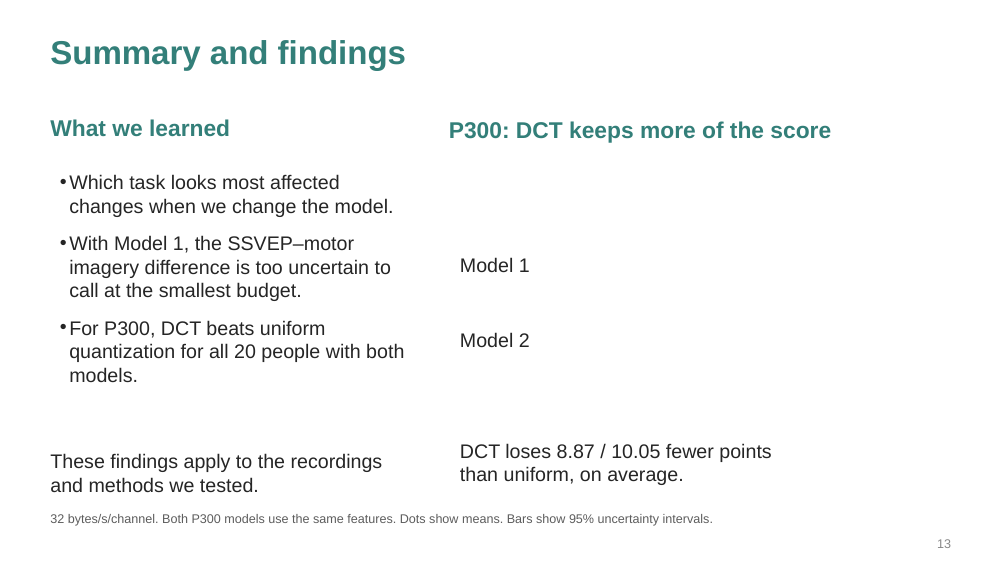
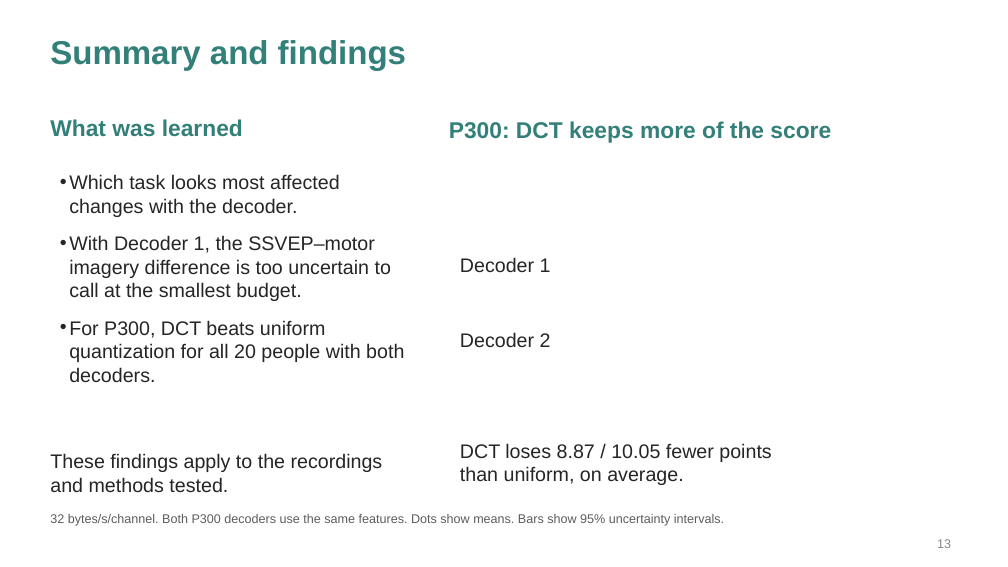
Before and after one commit to Deb044/DataCompression, a slide deck: slide 13 of output/presentation/every-bit-of-the-brain.pptx. Drawn at 1008x567 pixels with LibreOffice and Linux fonts; fonts in the diff are those of the drawing. Boxes give left, top, right and bottom in pixels: in the first picture for what was removed or moved away, otherwise in the second. Text is boxed around its words. In the diff, an @@ line names an element or a change of style, - is before the commit and + after.

Commit message:
slides: clarify decoders and task-aware compression goals

```diff
--- a/output/presentation/every-bit-of-the-brain.pptx
+++ b/output/presentation/every-bit-of-the-brain.pptx
@@ text at [50,119,243,137]: text changed @@
-What we learned
+What was learned
@@ text at [69,174,404,382]: text changed @@
-• Which task looks most affected changes when we change the model.
-• With Model 1, the SSVEP–motor imagery difference is too uncertain to call at the smallest budget.
-• For P300, DCT beats uniform quantization for all 20 people with both models.
+• Which task looks most affected changes with the decoder.
+• With Decoder 1, the SSVEP–motor imagery difference is too uncertain to call at the smallest budget.
+• For P300, DCT beats uniform quantization for all 20 people with both decoders.
@@ text at [460,257,551,272]: text changed @@
-Model 1
+Decoder 1
@@ text at [460,332,551,347]: text changed @@
-Model 2
+Decoder 2
@@ text at [50,477,228,492]: text changed @@
-and methods we tested.
+and methods tested.
@@ text at [50,514,724,526]: text changed @@
-32 bytes/s/channel. Both P300 models use the same features. Dots show means. Bars show 95% uncertainty intervals.
+32 bytes/s/channel. Both P300 decoders use the same features. Dots show means. Bars show 95% uncertainty intervals.
```
Also in this commit, not shown: 11 other slides changed, 5 other files.
